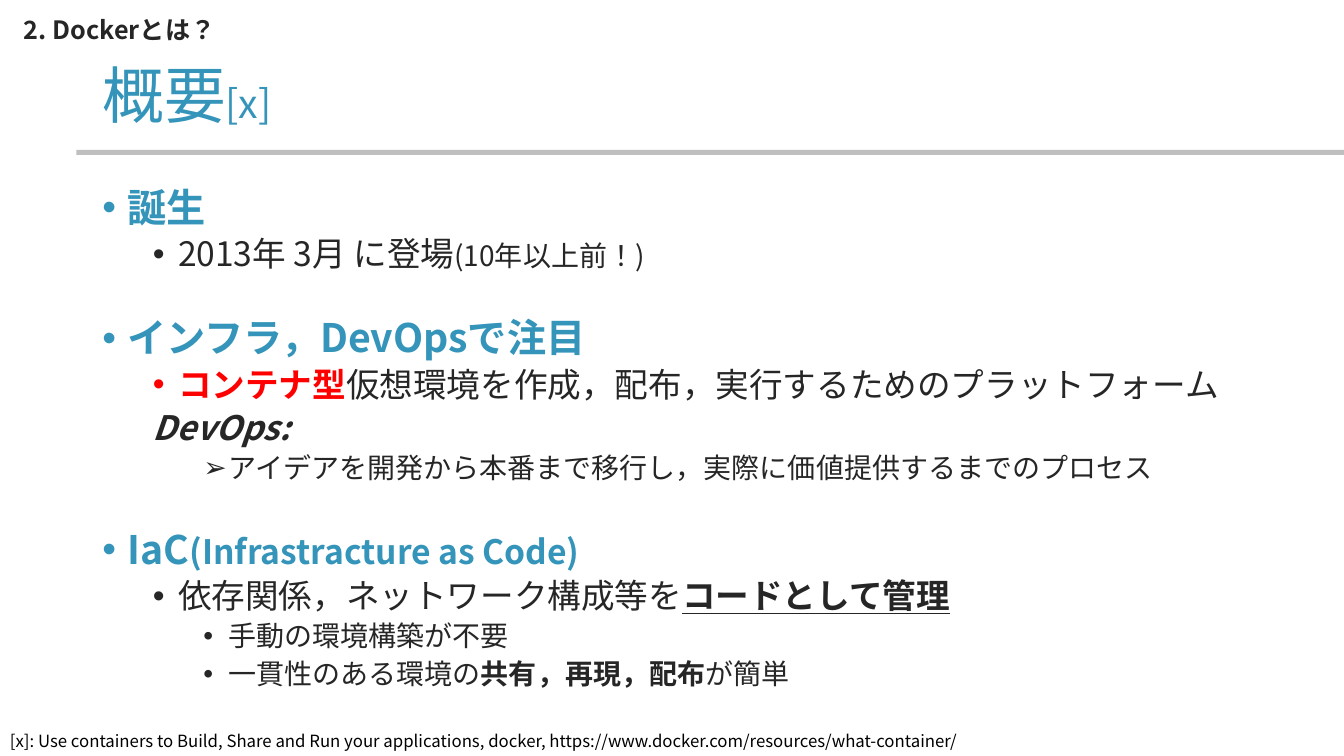
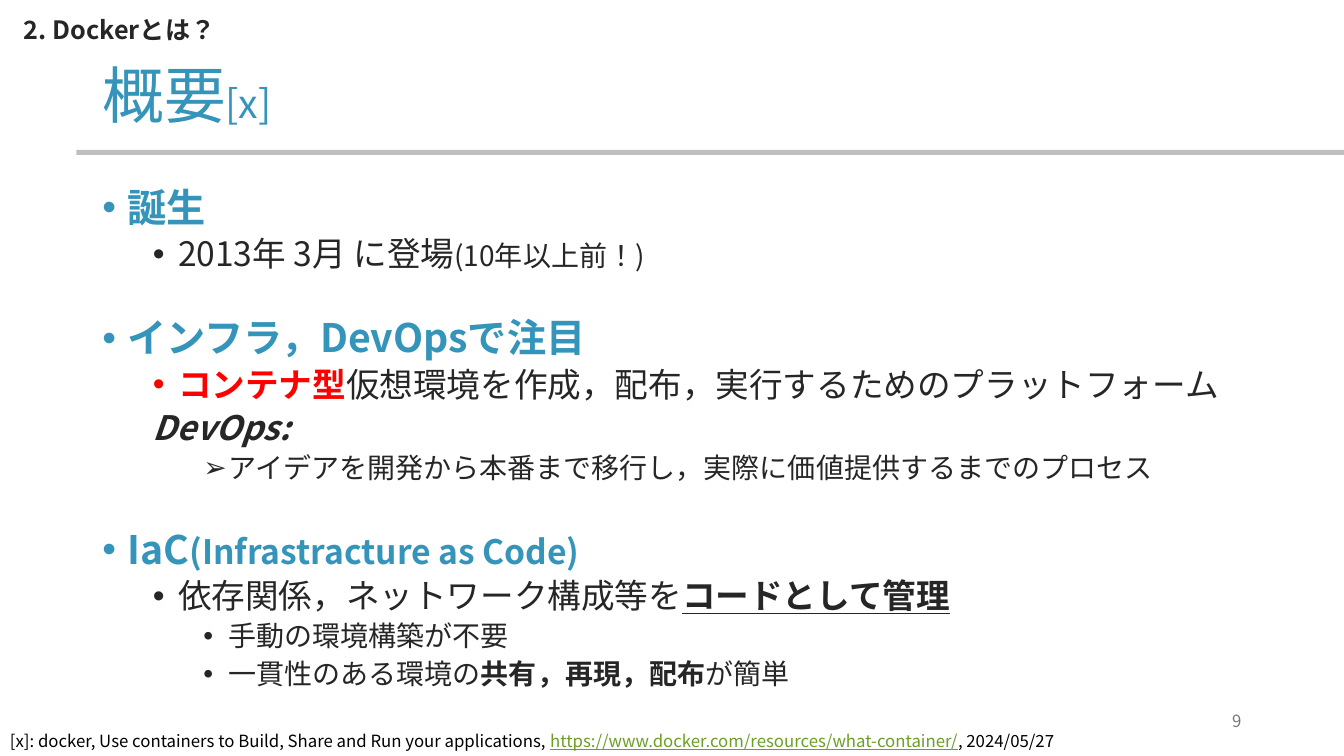
Before and after one commit to yamada-ai/java-prac, a slide deck: slide 9 of docker-container.pptx. Drawn at 1344x756 pixels with LibreOffice and Linux fonts; fonts in the diff are those of the drawing; background and template pictures are left out. Boxes give left, top, right and bottom in pixels: in the first picture for what was removed or moved away, otherwise in the second. Text is boxed around its words. In the diff, an @@ line names an element or a change of style, - is before the commit and + after.

```diff
--- a/docker-container.pptx
+++ b/docker-container.pptx
@@ page number added at <box>1232,714,1241,727</box>, 12 pt, text #797979 @@
+9
@@ text at <box>10,733,1054,751</box>: text changed @@
-[x]: Use containers to Build, Share and Run your applications, docker, https://www.docker.com/resources/what-container/
+[x]: docker, Use containers to Build, Share and Run your applications, https://www.docker.com/resources/what-container/, 2024/05/27
```
Also in this commit, not shown: 19 other slides changed, 6 slides added.
